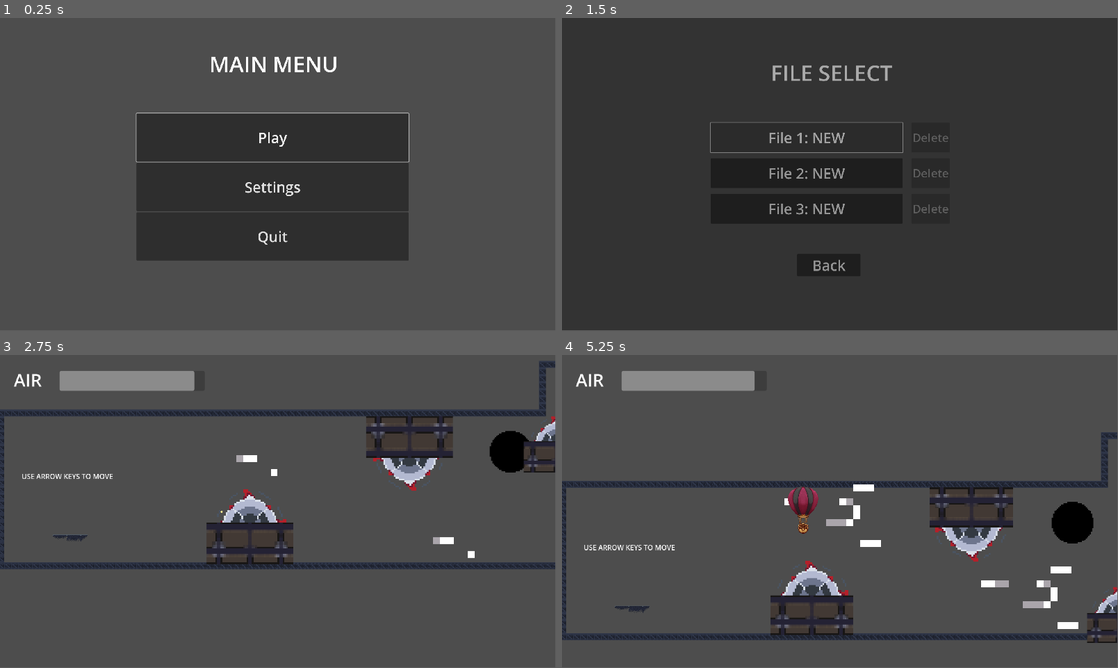
Above: before the commit, frames 1-4 (two rows, left to right).
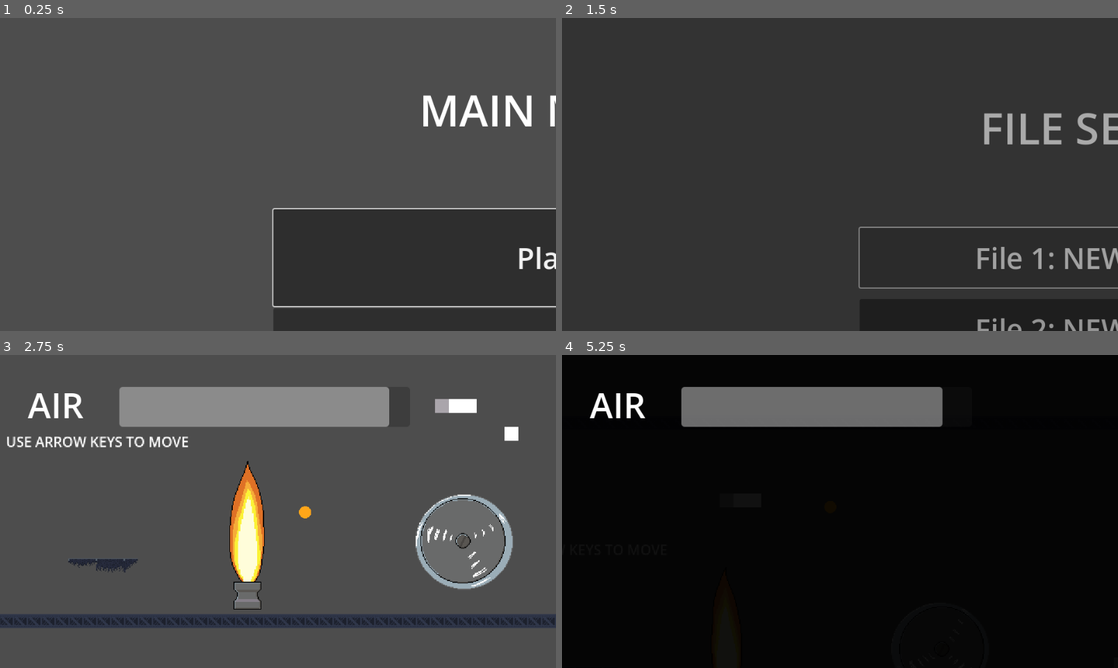
Above: after the commit, the same moments.

Repository: dylana62/balloon-game
Game: Godot game, scene res://scenes/main_menu.tscn
The game is run twice, just before and just after one commit, with the same random seed, the same clock (stepped at 60 frames per second) and the same inputs.
Inputs:
- Up to frame 1 (0.25 s): no input
- Up to frame 2 (1.5 s): click "Play" at 0.5 s; click "File 1: NEW" at 1.25 s
- Up to frame 3 (2.75 s): hold Right (right) from 2.03 s (still down); hold Shift (dash) from 2.03 s (still down)
- Up to frame 4 (5.25 s): release Right (right) at 2.78 s; release Shift (dash) at 2.78 s; hold Down (down) 2.78-3.53 s; tap Shift (dash) at 2.85, 4.35 s; hold Right (right) 3.53-4.28 s; hold Shift (dash) 3.53-4.28 s; hold Up (up) 4.28-5.03 s; hold Left (left) from 5.03 s (still down); hold Shift (dash) from 5.03 s (still down)
In our replay, the window is 799x449 before the commit and 800x450 after it. These sizes can differ from the game's own. Grey fills any space a smaller window leaves; there, only what the larger window draws over its background counts as a difference.

The runs differ from the first frame. In frame 1, 36% of the frame differs, in the area x 24-100%, y 12-100%; in frame 2, 3.8%; in frame 3, 27%; in frame 4, 98%, in the area x 0-100%, y 0-100%.

Commit message:
Add flame trap, custom sprites for player and saw, resize game window

Diff:
--- a/project.godot
+++ b/project.godot
@@ -23,8 +23,9 @@
 
 [display]
 
-window/size/viewport_width=1920
-window/size/viewport_height=1080
+window/size/viewport_width=960
+window/size/viewport_height=540
+window/stretch/mode="viewport"
 
 [input]
 
--- /dev/null
+++ b/scenes/flame_trap.tscn
@@ -0,0 +1,128 @@
+[gd_scene load_steps=17 format=3 uid="uid://blaggye5jn17n"]
+
+[ext_resource type="Script" uid="uid://dkerkjgakroce" path="res://scripts/flame_trap.gd" id="1_ev41m"]
+[ext_resource type="Texture2D" uid="uid://ur7aymxlt40k" path="res://assets/custom-assets/entities/flame_trap/Flame trap.png" id="1_sk6pf"]
+[ext_resource type="PackedScene" uid="uid://6jjvaaj3mdft" path="res://scenes/killzone.tscn" id="2_6xx6x"]
+
+[sub_resource type="AtlasTexture" id="AtlasTexture_6xx6x"]
+atlas = ExtResource("1_sk6pf")
+region = Rect2(0, 0, 64, 192)
+
+[sub_resource type="AtlasTexture" id="AtlasTexture_ev41m"]
+atlas = ExtResource("1_sk6pf")
+region = Rect2(256, 0, 64, 192)
+
+[sub_resource type="AtlasTexture" id="AtlasTexture_5utbh"]
+atlas = ExtResource("1_sk6pf")
+region = Rect2(320, 0, 64, 192)
+
+[sub_resource type="AtlasTexture" id="AtlasTexture_764m7"]
+atlas = ExtResource("1_sk6pf")
+region = Rect2(384, 0, 64, 192)
+
+[sub_resource type="AtlasTexture" id="AtlasTexture_2f4ts"]
+atlas = ExtResource("1_sk6pf")
+region = Rect2(64, 0, 64, 192)
+
+[sub_resource type="AtlasTexture" id="AtlasTexture_blai1"]
+atlas = ExtResource("1_sk6pf")
+region = Rect2(128, 0, 64, 192)
+
+[sub_resource type="AtlasTexture" id="AtlasTexture_6lb2b"]
+atlas = ExtResource("1_sk6pf")
+region = Rect2(192, 0, 64, 192)
+
+[sub_resource type="AtlasTexture" id="AtlasTexture_6xtrs"]
+atlas = ExtResource("1_sk6pf")
+region = Rect2(192, 0, 64, 192)
+
+[sub_resource type="AtlasTexture" id="AtlasTexture_12jdr"]
+atlas = ExtResource("1_sk6pf")
+region = Rect2(128, 0, 64, 192)
+
+[sub_resource type="AtlasTexture" id="AtlasTexture_n42se"]
+atlas = ExtResource("1_sk6pf")
+region = Rect2(64, 0, 64, 192)
+
+[sub_resource type="SpriteFrames" id="SpriteFrames_fq2l2"]
+animations = [{
+"frames": [{
+"duration": 1.0,
+"texture": SubResource("AtlasTexture_6xx6x")
+}],
+"loop": true,
+"name": &"off",
+"speed": 5.0
+}, {
+"frames": [{
+"duration": 1.0,
+"texture": SubResource("AtlasTexture_ev41m")
+}, {
+"duration": 1.0,
+"texture": SubResource("AtlasTexture_5utbh")
+}, {
+"duration": 1.0,
+"texture": SubResource("AtlasTexture_764m7")
+}],
+"loop": true,
+"name": &"on",
+"speed": 20.0
+}, {
+"frames": [{
+"duration": 1.0,
+"texture": SubResource("AtlasTexture_2f4ts")
+}, {
+"duration": 1.0,
+"texture": SubResource("AtlasTexture_blai1")
+}, {
+"duration": 1.0,
+"texture": SubResource("AtlasTexture_6lb2b")
+}],
+"loop": false,
+"name": &"start",
+"speed": 20.0
+}, {
+"frames": [{
+"duration": 1.0,
+"texture": SubResource("AtlasTexture_6xtrs")
+}, {
+"duration": 1.0,
+"texture": SubResource("AtlasTexture_12jdr")
+}, {
+"duration": 1.0,
+"texture": SubResource("AtlasTexture_n42se")
+}],
+"loop": false,
+"name": &"stop",
+"speed": 20.0
+}]
+
+[sub_resource type="RectangleShape2D" id="RectangleShape2D_ev41m"]
+size = Vector2(28, 29)
+
+[sub_resource type="CapsuleShape2D" id="CapsuleShape2D_ev41m"]
+radius = 14.0
+height = 118.0
+
+[node name="Flame Trap" type="Area2D"]
+collision_mask = 2
+script = ExtResource("1_ev41m")
+
+[node name="AnimatedSprite2D" type="AnimatedSprite2D" parent="."]
+sprite_frames = SubResource("SpriteFrames_fq2l2")
+animation = &"off"
+
+[node name="Base collider" type="Area2D" parent="."]
+collision_mask = 2
+
+[node name="CollisionShape2D" type="CollisionShape2D" parent="Base collider"]
+position = Vector2(0, 80.5)
+shape = SubResource("RectangleShape2D_ev41m")
+
+[node name="Killzone" parent="." instance=ExtResource("2_6xx6x")]
+
+[node name="CollisionShape2D" type="CollisionShape2D" parent="Killzone"]
+position = Vector2(0, 6)
+shape = SubResource("CapsuleShape2D_ev41m")
+
+[connection signal="animation_finished" from="AnimatedSprite2D" to="." method="_on_animated_sprite_2d_animation_finished"]
--- a/scenes/game1.tscn
+++ b/scenes/game1.tscn
@@ -6,6 +6,7 @@
 [ext_resource type="PackedScene" uid="uid://bxc8ac2bna65d" path="res://scenes/saw.tscn" id="4_1kk7j"]
 [ext_resource type="PackedScene" uid="uid://dhro3myyi36iy" path="res://scenes/wind_zone.tscn" id="5_t8rk6"]
 [ext_resource type="PackedScene" uid="uid://dvos5tp57s406" path="res://scenes/door.tscn" id="6_4yk5w"]
+[ext_resource type="PackedScene" uid="uid://blaggye5jn17n" path="res://scenes/flame_trap.tscn" id="7_8s560"]
 
 [sub_resource type="TileSetAtlasSource" id="TileSetAtlasSource_5prmr"]
 texture = ExtResource("3_qm172")
@@ -556,20 +557,17 @@
 [node name="Saws" type="Node" parent="."]
 
 [node name="saw" parent="Saws" instance=ExtResource("4_1kk7j")]
-position = Vector2(1032, 216)
-scale = Vector2(3, 3)
+position = Vector2(1033, 214)
 MOVING = true
 MOVE_DISTANCE = Vector2(0, -300)
 
 [node name="saw4" parent="Saws" instance=ExtResource("4_1kk7j")]
 position = Vector2(326, 156)
-scale = Vector2(4, 4)
 MOVE_DISTANCE = Vector2(0, 300)
 
 [node name="saw7" parent="Saws" instance=ExtResource("4_1kk7j")]
 position = Vector2(1602, -19)
 rotation = 1.5708
-scale = Vector2(4, 4)
 
 [node name="AnimationPlayer" type="AnimationPlayer" parent="Saws/saw7"]
 libraries = {
@@ -580,12 +578,10 @@
 [node name="saw5" parent="Saws" instance=ExtResource("4_1kk7j")]
 position = Vector2(694, -9)
 rotation = 3.14159
-scale = Vector2(4, 4)
 
 [node name="saw6" parent="Saws" instance=ExtResource("4_1kk7j")]
 position = Vector2(1427, -200)
 rotation = 3.14159
-scale = Vector2(3, 3)
 
 [node name="AnimationPlayer" type="AnimationPlayer" parent="Saws/saw6"]
 libraries = {
@@ -632,6 +628,10 @@
 position = Vector2(927, -15)
 scale = Vector2(3, 3)
 
+[node name="Flame Trap" parent="." instance=ExtResource("7_8s560")]
+position = Vector2(78, 139)
+ACTIVATED = true
+
 [connection signal="body_entered" from="Wind Zone" to="Player" method="_on_wind_zone_body_entered" binds= [NodePath("/root/Game/Wind Zone")]]
 [connection signal="body_exited" from="Wind Zone" to="Player" method="_on_wind_zone_body_exited"]
 [connection signal="body_entered" from="Wind Zone2" to="Player" method="_on_wind_zone_body_entered" binds= [NodePath("/root/Game/Wind Zone2")]]
--- a/scenes/pause_menu.tscn
+++ b/scenes/pause_menu.tscn
@@ -116,10 +116,10 @@
 [node name="MarginContainer" type="MarginContainer" parent="Control"]
 modulate = Color(1, 1, 1, 0)
 layout_mode = 0
-offset_left = 398.0
-offset_top = 442.0
-offset_right = 1509.0
-offset_bottom = 822.0
+offset_left = 188.0
+offset_top = 251.0
+offset_right = 763.0
+offset_bottom = 481.0
 
 [node name="VBoxContainer" type="VBoxContainer" parent="Control/MarginContainer"]
 layout_mode = 2
@@ -139,10 +139,10 @@
 [node name="Label" type="Label" parent="Control"]
 modulate = Color(1, 1, 1, 0)
 layout_mode = 0
-offset_left = 695.0
-offset_top = 178.0
-offset_right = 1219.0
-offset_bottom = 281.0
+offset_left = 216.0
+offset_top = 65.0
+offset_right = 740.0
+offset_bottom = 168.0
 theme_override_font_sizes/font_size = 75
 text = "GAME PAUSED"
 
--- a/scenes/player.tscn
+++ b/scenes/player.tscn
@@ -1,8 +1,8 @@
-[gd_scene load_steps=18 format=3 uid="uid://gmgs5cp0pd8p"]
+[gd_scene load_steps=35 format=3 uid="uid://gmgs5cp0pd8p"]
 
 [ext_resource type="Script" uid="uid://5jfeaxaqqdnu" path="res://scripts/player.gd" id="1_uo0bf"]
-[ext_resource type="Texture2D" uid="uid://cx5ev7wh3ugl4" path="res://assets/Hot air Balloon/!$Ballon Flight.png" id="1_v8qx6"]
 [ext_resource type="Texture2D" uid="uid://yn8oenq2muop" path="res://assets/explosion-1-a/spritesheet.png" id="2_xirpf"]
+[ext_resource type="Texture2D" uid="uid://dmyu1tdv4a8bh" path="res://assets/custom-assets/entities/red_balloon/ballon_character_red_idle.png" id="3_dqkch"]
 [ext_resource type="PackedScene" uid="uid://dw6nmpqwfyiwv" path="res://scenes/HUD.tscn" id="4_dqkch"]
 
 [sub_resource type="AtlasTexture" id="AtlasTexture_bihf0"]
@@ -37,17 +37,85 @@
 atlas = ExtResource("2_xirpf")
 region = Rect2(224, 0, 32, 32)
 
-[sub_resource type="AtlasTexture" id="AtlasTexture_ffju7"]
-atlas = ExtResource("1_v8qx6")
-region = Rect2(0, 0, 144, 240)
-
-[sub_resource type="AtlasTexture" id="AtlasTexture_7ulo3"]
-atlas = ExtResource("1_v8qx6")
-region = Rect2(144, 0, 144, 240)
-
-[sub_resource type="AtlasTexture" id="AtlasTexture_82euw"]
-atlas = ExtResource("1_v8qx6")
-region = Rect2(288, 0, 144, 240)
+[sub_resource type="AtlasTexture" id="AtlasTexture_qlg0r"]
+atlas = ExtResource("3_dqkch")
+region = Rect2(0, 0, 48, 66)
+
+[sub_resource type="AtlasTexture" id="AtlasTexture_tuyoq"]
+atlas = ExtResource("3_dqkch")
+region = Rect2(48, 0, 48, 66)
+
+[sub_resource type="AtlasTexture" id="AtlasTexture_fjrip"]
+atlas = ExtResource("3_dqkch")
+region = Rect2(96, 0, 48, 66)
+
+[sub_resource type="AtlasTexture" id="AtlasTexture_smehm"]
+atlas = ExtResource("3_dqkch")
+region = Rect2(144, 0, 48, 66)
+
+[sub_resource type="AtlasTexture" id="AtlasTexture_ur7pv"]
+atlas = ExtResource("3_dqkch")
+region = Rect2(192, 0, 48, 66)
+
+[sub_resource type="AtlasTexture" id="AtlasTexture_y4r1p"]
+atlas = ExtResource("3_dqkch")
+region = Rect2(240, 0, 48, 66)
+
+[sub_resource type="AtlasTexture" id="AtlasTexture_d2wvv"]
+atlas = ExtResource("3_dqkch")
+region = Rect2(288, 0, 48, 66)
+
+[sub_resource type="AtlasTexture" id="AtlasTexture_3v2ag"]
+atlas = ExtResource("3_dqkch")
+region = Rect2(336, 0, 48, 66)
+
+[sub_resource type="AtlasTexture" id="AtlasTexture_jej6c"]
+atlas = ExtResource("3_dqkch")
+region = Rect2(384, 0, 48, 66)
+
+[sub_resource type="AtlasTexture" id="AtlasTexture_f1ej7"]
+atlas = ExtResource("3_dqkch")
+region = Rect2(432, 0, 48, 66)
+
+[sub_resource type="AtlasTexture" id="AtlasTexture_oprun"]
+atlas = ExtResource("3_dqkch")
+region = Rect2(480, 0, 48, 66)
+
+[sub_resource type="AtlasTexture" id="AtlasTexture_a8ls1"]
+atlas = ExtResource("3_dqkch")
+region = Rect2(528, 0, 48, 66)
+
+[sub_resource type="AtlasTexture" id="AtlasTexture_qfm1y"]
+atlas = ExtResource("3_dqkch")
+region = Rect2(576, 0, 48, 66)
+
+[sub_resource type="AtlasTexture" id="AtlasTexture_fulsm"]
+atlas = ExtResource("3_dqkch")
+region = Rect2(624, 0, 48, 66)
+
+[sub_resource type="AtlasTexture" id="AtlasTexture_4r5pv"]
+atlas = ExtResource("3_dqkch")
+region = Rect2(672, 0, 48, 66)
+
+[sub_resource type="AtlasTexture" id="AtlasTexture_60mlk"]
+atlas = ExtResource("3_dqkch")
+region = Rect2(720, 0, 48, 66)
+
+[sub_resource type="AtlasTexture" id="AtlasTexture_i4ail"]
+atlas = ExtResource("3_dqkch")
+region = Rect2(768, 0, 48, 66)
+
+[sub_resource type="AtlasTexture" id="AtlasTexture_a38lo"]
+atlas = ExtResource("3_dqkch")
+region = Rect2(816, 0, 48, 66)
+
+[sub_resource type="AtlasTexture" id="AtlasTexture_4ni07"]
+atlas = ExtResource("3_dqkch")
+region = Rect2(864, 0, 48, 66)
+
+[sub_resource type="AtlasTexture" id="AtlasTexture_l71n6"]
+atlas = ExtResource("3_dqkch")
+region = Rect2(912, 0, 48, 66)
 
 [sub_resource type="SpriteFrames" id="SpriteFrames_gfcil"]
 animations = [{
@@ -82,21 +150,73 @@
 }, {
 "frames": [{
 "duration": 1.0,
-"texture": SubResource("AtlasTexture_ffju7")
-}, {
-"duration": 1.0,
-"texture": SubResource("AtlasTexture_7ulo3")
-}, {
-"duration": 1.0,
-"texture": SubResource("AtlasTexture_82euw")
+"texture": SubResource("AtlasTexture_qlg0r")
+}, {
+"duration": 1.0,
+"texture": SubResource("AtlasTexture_tuyoq")
+}, {
+"duration": 1.0,
+"texture": SubResource("AtlasTexture_fjrip")
+}, {
+"duration": 1.0,
+"texture": SubResource("AtlasTexture_smehm")
+}, {
+"duration": 1.0,
+"texture": SubResource("AtlasTexture_ur7pv")
+}, {
+"duration": 1.0,
+"texture": SubResource("AtlasTexture_y4r1p")
+}, {
+"duration": 1.0,
+"texture": SubResource("AtlasTexture_d2wvv")
+}, {
+"duration": 1.0,
+"texture": SubResource("AtlasTexture_3v2ag")
+}, {
+"duration": 1.0,
+"texture": SubResource("AtlasTexture_jej6c")
+}, {
+"duration": 1.0,
+"texture": SubResource("AtlasTexture_f1ej7")
+}, {
+"duration": 1.0,
+"texture": SubResource("AtlasTexture_oprun")
+}, {
+"duration": 1.0,
+"texture": SubResource("AtlasTexture_a8ls1")
+}, {
+"duration": 1.0,
+"texture": SubResource("AtlasTexture_qfm1y")
+}, {
+"duration": 1.0,
+"texture": SubResource("AtlasTexture_fulsm")
+}, {
+"duration": 1.0,
+"texture": SubResource("AtlasTexture_4r5pv")
+}, {
+"duration": 1.0,
+"texture": SubResource("AtlasTexture_60mlk")
+}, {
+"duration": 1.0,
+"texture": SubResource("AtlasTexture_i4ail")
+}, {
+"duration": 1.0,
+"texture": SubResource("AtlasTexture_a38lo")
+}, {
+"duration": 1.0,
+"texture": SubResource("AtlasTexture_4ni07")
+}, {
+"duration": 1.0,
+"texture": SubResource("AtlasTexture_l71n6")
 }],
 "loop": true,
 "name": &"float",
-"speed": 5.0
+"speed": 20.0
 }]
 
-[sub_resource type="CircleShape2D" id="CircleShape2D_g54n5"]
-radius = 61.0328
+[sub_resource type="CapsuleShape2D" id="CapsuleShape2D_ke2ow"]
+radius = 18.0
+height = 48.0
 
 [node name="Player" type="CharacterBody2D"]
 script = ExtResource("1_uo0bf")
@@ -106,12 +226,13 @@
 sprite_frames = SubResource("SpriteFrames_gfcil")
 animation = &"float"
 autoplay = "float"
-frame_progress = 0.455476
+frame = 9
+frame_progress = 0.676258
 
 [node name="CollisionShape2D" type="CollisionShape2D" parent="."]
-position = Vector2(0, -22)
+position = Vector2(-2, -4)
 scale = Vector2(0.5, 0.5)
-shape = SubResource("CircleShape2D_g54n5")
+shape = SubResource("CapsuleShape2D_ke2ow")
 
 [node name="Timer" type="Timer" parent="."]
 wait_time = 0.6
--- a/scenes/saw.tscn
+++ b/scenes/saw.tscn
@@ -1,39 +1,32 @@
-[gd_scene load_steps=10 format=3 uid="uid://bxc8ac2bna65d"]
+[gd_scene load_steps=9 format=3 uid="uid://bxc8ac2bna65d"]
 
-[ext_resource type="Texture2D" uid="uid://oe5jv451vk0b" path="res://assets/Meat Saw-Sheet.png" id="1_a202a"]
 [ext_resource type="Script" uid="uid://on5dgr6qa8oq" path="res://scripts/saw.gd" id="1_cajiy"]
+[ext_resource type="Texture2D" uid="uid://b6uay1pdvq1mc" path="res://assets/custom-assets/entities/buzzsaw/buzzsaw.png" id="2_846d5"]
 [ext_resource type="PackedScene" uid="uid://6jjvaaj3mdft" path="res://scenes/killzone.tscn" id="2_seaj8"]
 
-[sub_resource type="AtlasTexture" id="AtlasTexture_caekv"]
-atlas = ExtResource("1_a202a")
-region = Rect2(0, 0, 64, 64)
+[sub_resource type="AtlasTexture" id="AtlasTexture_161w5"]
+atlas = ExtResource("2_846d5")
+region = Rect2(0, 0, 128, 128)
 
-[sub_resource type="AtlasTexture" id="AtlasTexture_53scu"]
-atlas = ExtResource("1_a202a")
-region = Rect2(64, 0, 64, 64)
+[sub_resource type="AtlasTexture" id="AtlasTexture_cxxip"]
+atlas = ExtResource("2_846d5")
+region = Rect2(128, 0, 128, 128)
 
-[sub_resource type="AtlasTexture" id="AtlasTexture_h6wla"]
-atlas = ExtResource("1_a202a")
-region = Rect2(128, 0, 64, 64)
-
-[sub_resource type="AtlasTexture" id="AtlasTexture_jbhee"]
-atlas = ExtResource("1_a202a")
-region = Rect2(192, 0, 64, 64)
+[sub_resource type="AtlasTexture" id="AtlasTexture_iw68n"]
+atlas = ExtResource("2_846d5")
+region = Rect2(256, 0, 128, 128)
 
 [sub_resource type="SpriteFrames" id="SpriteFrames_s2kwr"]
 animations = [{
 "frames": [{
 "duration": 1.0,
-"texture": SubResource("AtlasTexture_caekv")
+"texture": SubResource("AtlasTexture_161w5")
 }, {
 "duration": 1.0,
-"texture": SubResource("AtlasTexture_53scu")
+"texture": SubResource("AtlasTexture_cxxip")
 }, {
 "duration": 1.0,
-"texture": SubResource("AtlasTexture_h6wla")
-}, {
-"duration": 1.0,
-"texture": SubResource("AtlasTexture_jbhee")
+"texture": SubResource("AtlasTexture_iw68n")
 }],
 "loop": true,
 "name": &"default",
@@ -41,7 +34,7 @@
 }]
 
 [sub_resource type="CircleShape2D" id="CircleShape2D_epr0t"]
-radius = 18.2483
+radius = 55.0
 
 [node name="Saw" type="Area2D"]
 script = ExtResource("1_cajiy")
@@ -49,7 +42,8 @@
 [node name="AnimatedSprite2D" type="AnimatedSprite2D" parent="."]
 sprite_frames = SubResource("SpriteFrames_s2kwr")
 autoplay = "default"
-frame_progress = 0.0173413
+frame = 1
+frame_progress = 0.261223
 
 [node name="Killzone" parent="." instance=ExtResource("2_seaj8")]
 
--- /dev/null
+++ b/scripts/flame_trap.gd
@@ -0,0 +1,38 @@
+extends Node2D
+
+@onready var collision = $Killzone/CollisionShape2D
+@onready var anim_sprite = $AnimatedSprite2D
+
+@export var CYCLE_TIME: float = 2
+@export var ACTIVATED: bool = false
+
+var t: float = 0.0
+
+func _ready():
+	if not ACTIVATED:
+		anim_sprite.play("off")
+		collision.disabled = true
+	else:
+		anim_sprite.play("on")
+		collision.disabled = false
+	#anim_sprite.animation_finished.connect(on_animated_sprite_2d_animation_finished)
+
+func _process(delta: float) -> void:
+	t += delta
+
+	if t > CYCLE_TIME:
+		t = 0.0
+		if not ACTIVATED:
+			anim_sprite.play("start")
+			ACTIVATED = true
+		else:
+			anim_sprite.play("stop")
+			collision.disabled = true
+			ACTIVATED = false
+
+func _on_animated_sprite_2d_animation_finished() -> void:
+	if ACTIVATED:
+		anim_sprite.play("on")
+		collision.disabled = false
+	else:
+		anim_sprite.play("off")
--- a/scripts/player.gd
+++ b/scripts/player.gd
@@ -1,19 +1,20 @@
 extends CharacterBody2D
 
 @onready var air_meter: ProgressBar = $HUD/AirMeter
+@onready var sprite: AnimatedSprite2D = $AnimatedSprite2D
 @onready var timer: Timer = $Timer
 @onready var sfx: AudioStreamPlayer2D = $AudioStreamPlayer2D
 
 @export_group("Standard Variables")
-@export var SPEED: float = 300.0
-@export var ACCEL: float = 1200.0
-@export var DECEL: float = 600.0
+@export var SPEED: float = 200.0
+@export var ACCEL: float = 800.0
+@export var DECEL: float = 400.0
 @export var BOUNCINESS: float = 1.0
 @export var AIR_LOSS: float = 2.0
 
 @export_group("Dash Variables")
-@export var DASH_SPEED: float = 600.0
-@export var DASH_ACCEL: float = 2400.0
+@export var DASH_SPEED: float = 400.0
+@export var DASH_ACCEL: float = 1600.0
 @export var DASH_AIR_LOSS: float = 10.0
 
 # Input vars
@@ -36,6 +37,14 @@
 func _process(delta: float) -> void:
 	air_meter.value = air
 
+	# Handle sprite flipping
+	var player_input = get_input()
+	if player_input.x < 0:
+		sprite.flip_h = true
+	elif player_input.x > 0:
+		sprite.flip_h = false
+
+	# Handle air loss
 	if is_dashing:
 		air -= delta * DASH_AIR_LOSS
 	else:
Binary file added: assets/custom-assets/entities/buzzsaw/buzzsaw.png
Not shown, added: assets/custom-assets/entities/buzzsaw/buzzsaw.png.import
Binary file added: assets/custom-assets/entities/flame_trap/Flame trap.png
Not shown, added: assets/custom-assets/entities/flame_trap/Flame trap.png.import
Not shown, added: assets/custom-assets/entities/red_balloon/ballon_character_red_idle.png.import
Not shown: 1 places in scenes/game1.tscn that only renumber resources
Not shown, added: scripts/flame_trap.gd.uid
